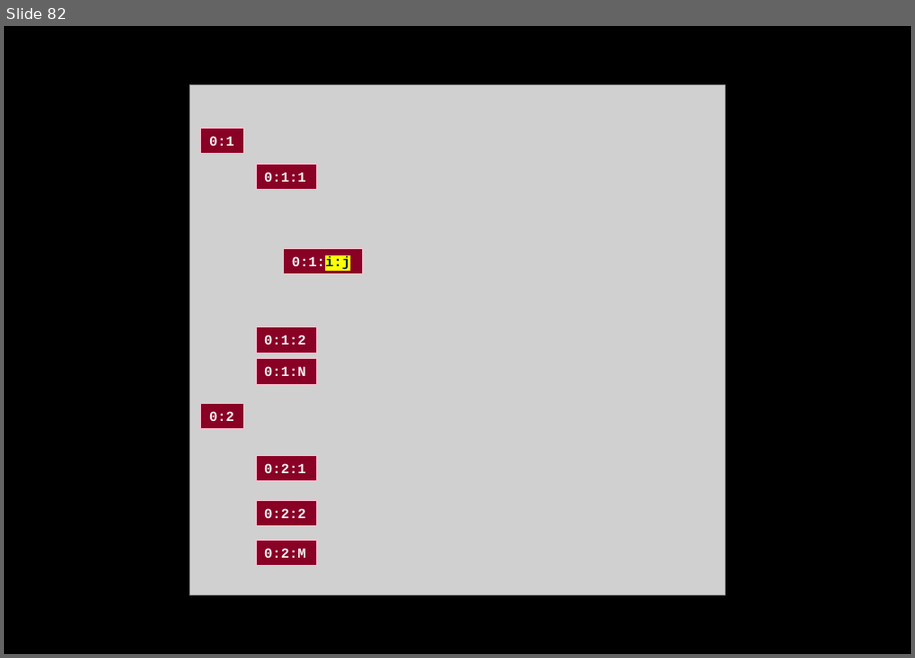
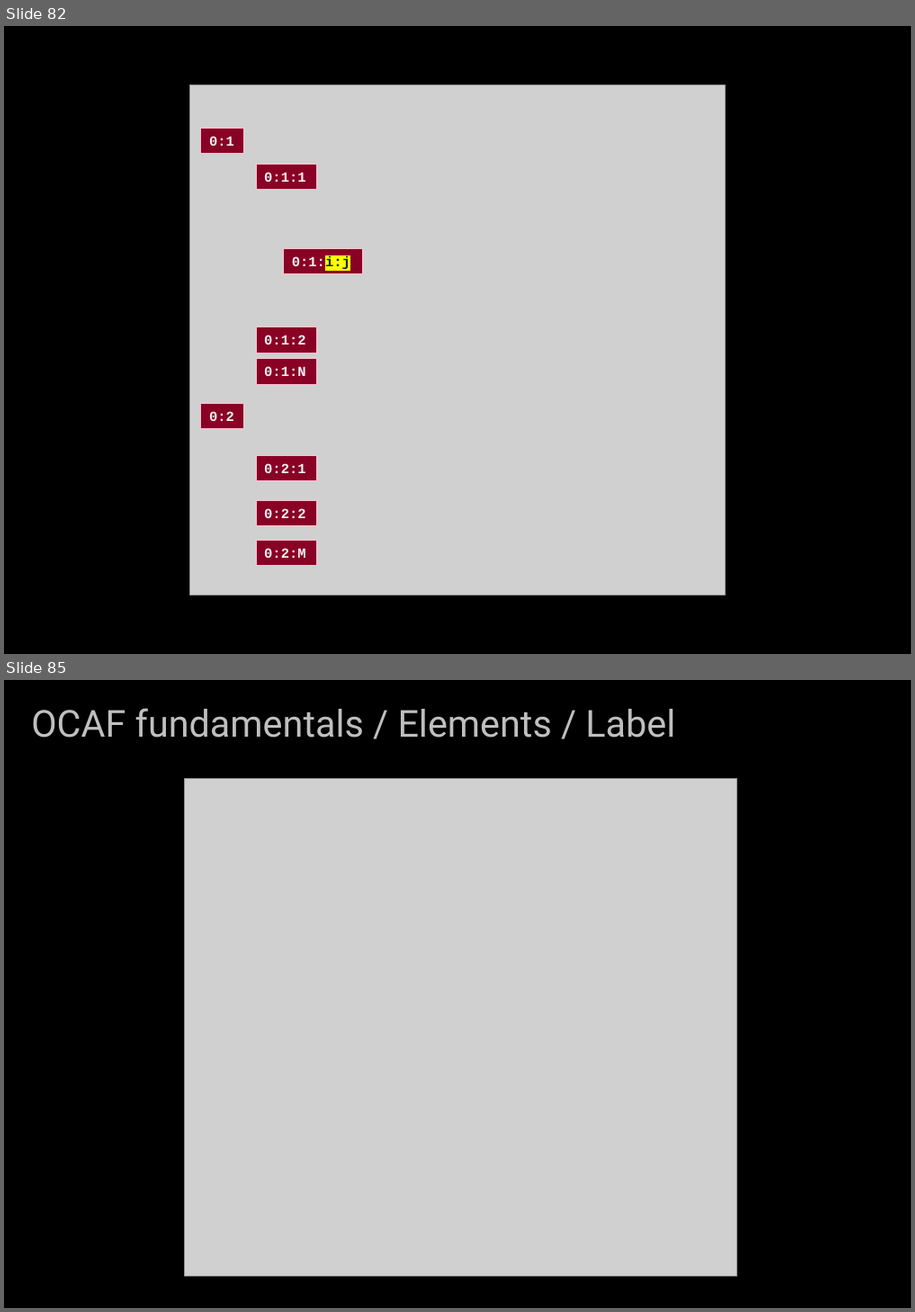
Before and after one commit to ninjacoderz/OCCT-Lessions, a slide deck: docs/02_OpenCascade_OCAF.pptx. Shown one above the other, each under a label of ours: slide 82 before the commit, slides 82 and 85 after it; the slides between them are not shown. The pictures are 915x658 and 915x1312 pixels, drawn with LibreOffice and Linux fonts; fonts in the diff are those of the drawing; grey boxes stand for pictures. Boxes give left, top, right and bottom in pixels: in the first picture for what was removed or moved away, otherwise in the second. Text is boxed around its words. In the diff, an @@ line names an element or a change of style, - is before the commit and + after.

```diff
--- a/docs/02_OpenCascade_OCAF.pptx
+++ b/docs/02_OpenCascade_OCAF.pptx
@@ slide 85 added at [4, 680, 911, 1308], background #000000 @@
@@ title added at [31, 708, 675, 738], 32 pt, text #BFBFBF @@
+OCAF fundamentals / Elements / Label
@@ picture added at [184, 779, 737, 1277] @@
```
Also in this commit, not shown: 11 other slides added, 1 other file.
